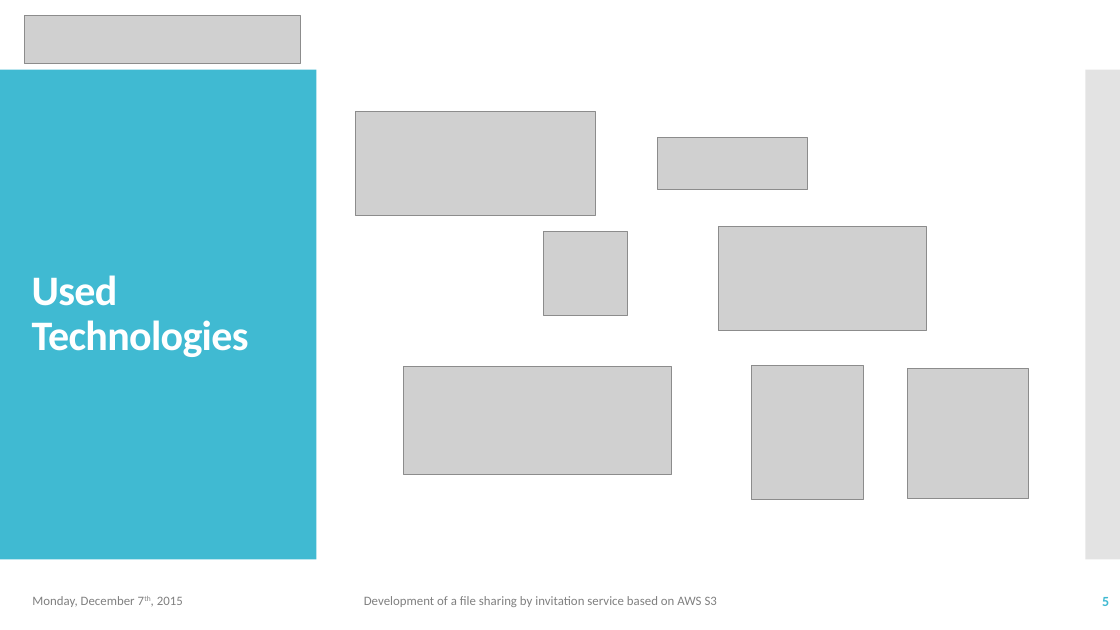
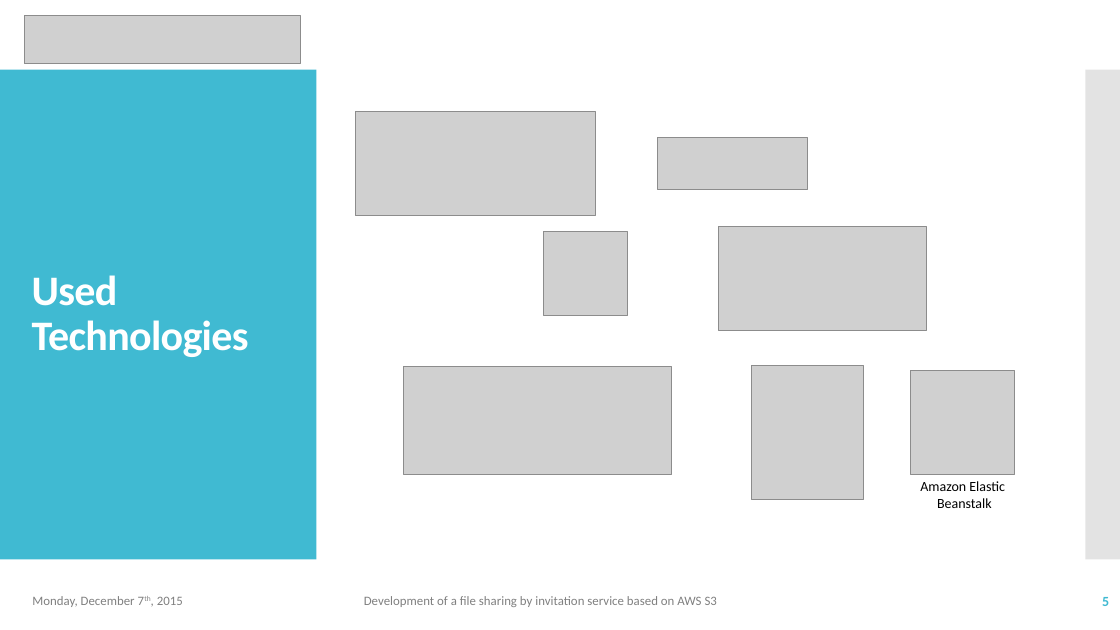
Before and after one commit to fredmontet/cloud-s3s, a slide deck: slide 5 of report/cloud_slides_2.pptx. Drawn at 1120x630 pixels with LibreOffice and Linux fonts; fonts in the diff are those of the drawing; grey boxes stand for pictures. Boxes give left, top, right and bottom in pixels: in the first picture for what was removed or moved away, otherwise in the second. Text is boxed around its words. In the diff, an @@ line names an element or a change of style, - is before the commit and + after.

```diff
--- a/report/cloud_slides_2.pptx
+++ b/report/cloud_slides_2.pptx
@@ picture: place and size @@
-picture at bbox=[907, 369, 1028, 498]
+picture at bbox=[911, 371, 1015, 475]
@@ text added at bbox=[920, 481, 1005, 508], 12 pt, text #000000 @@
+Amazon Elastic
+Beanstalk
```
Also in this commit, not shown: 6 other slides changed, 3 other files.
